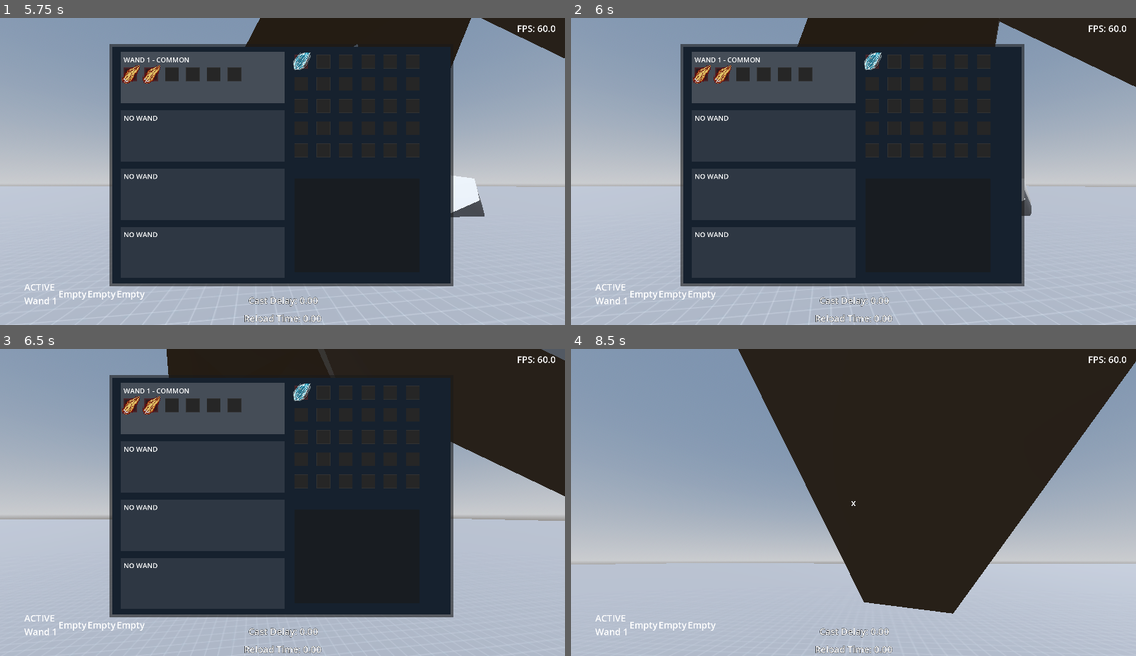
Above: before the commit, frames 1-4 (two rows, left to right).
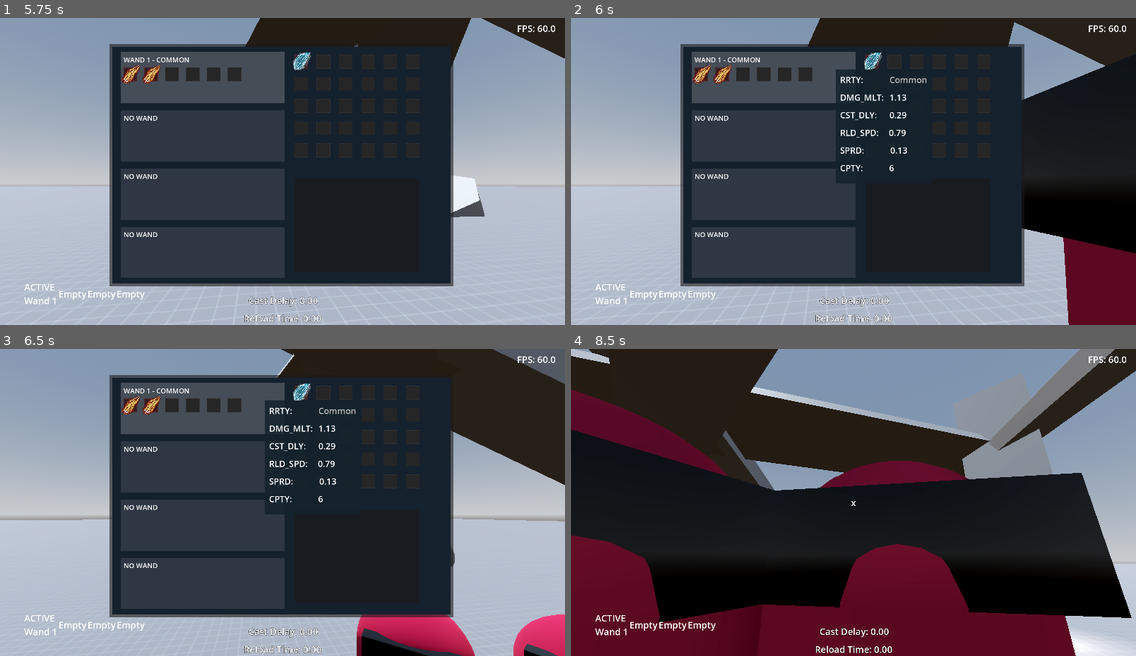
Above: after the commit, the same moments.

Repository: Bryan-Wang-105/noitabonk
Game: Godot game, scene res://Environment/Root/Root.tscn
Two runs of this game, one before a commit and one after it. Both use one fixed random seed, a clock stepped at 60 frames per second and the inputs below.
Inputs (mouse positions are in pixels of both pictures, inside the frame that each line leads up to):
- Up to frame 1 (5.75 s): tap Enter (ui_accept) at 0.5, 0.77, 1.52, 3.02, 3.77, 4.52 s; move the mouse to (310, 171) at 0.52 s; hold E (interact) 0.53-1.28 s; hold Up (ui_up) 0.53-3.53 s; move the mouse to (254, 171) at 1.27 s; click (254, 171) at 1.35 s; move the mouse to (293, 165) at 2.02 s; hold Tab (tab) 2.03-2.78 s; move the mouse to (254, 232) at 2.77 s; tap 1 (wand_1) at 2.85 s; move the mouse to (452, 217) at 3.52 s; hold 2 (wand_2) 3.53-4.28 s; hold Left (ui_left) 3.53-5.03 s; move the mouse to (113, 125) at 4.27 s; tap 3 (wand_3) at 4.35 s; move the mouse to (310, 171) at 5.02 s; hold Down (ui_down) from 5.03 s (still down); hold 4 (wand_4) from 5.03 s (still down)
- Up to frame 2 (6 s): move the mouse to (768, 94) at 5.77 s; release Down (ui_down) at 5.78 s; release 4 (wand_4) at 5.78 s; hold Right (ui_right) from 5.78 s (still down); tap E (interact) at 5.85 s
- Up to frame 3 (6.5 s): keep holding Right (ui_right); tap Enter (ui_accept) at 6.02 s
- Up to frame 4 (8.5 s): move the mouse to (977, 487) at 6.52 s; release Right (ui_right) at 6.53 s; press the mouse at (977, 487) at 6.53 s; hold Up (ui_up) 6.53-7.28 s; tap Enter (ui_accept) at 6.77, 7.52 s; move the mouse to (740, 517) at 7.27 s; release the mouse at (740, 517) at 7.28 s; hold Right (ui_right) 7.28-8.03 s; tap Tab (tab) at 7.35 s; move the mouse to (864, 496) at 8.02 s; hold Up (ui_up) from 8.03 s (still down); hold 1 (wand_1) from 8.03 s (still down)

Frame 1 is identical in both runs. In frame 2, 15% of the frame differs, in the area x 2-100%, y 0-100%; in frame 3, 8.0%; in frame 4, 78%, in the area x 0-100%, y 0-100%.

Commit message:
Fixed wand preview panel not updating when slot changes post-refactor

Diff:
--- a/Environment/Root/Root.tscn
+++ b/Environment/Root/Root.tscn
@@ -27,12 +27,14 @@
 
 [node name="Wand_Preview" parent="Current_Scene/CanvasLayer" instance=ExtResource("5_ks21e")]
 
-[node name="Preview_Wand_Panel" parent="Current_Scene/CanvasLayer" instance=ExtResource("6_ils22")]
-
 [node name="Inventory" parent="Current_Scene/CanvasLayer" instance=ExtResource("7_njaee")]
 
 [node name="SpellPreview" parent="Current_Scene/CanvasLayer" instance=ExtResource("8_05q57")]
 size_flags_horizontal = 4
 size_flags_vertical = 4
 
+[node name="Preview_Wand_Panel" parent="Current_Scene/CanvasLayer" instance=ExtResource("6_ils22")]
+size_flags_horizontal = 4
+size_flags_vertical = 4
+
 [node name="World" parent="Current_Scene" instance=ExtResource("1_j5px3")]
--- a/Environment/World/World.tscn
+++ b/Environment/World/World.tscn
@@ -35,6 +35,7 @@
 [node name="Sandbox" parent="." instance=ExtResource("2_4wyf3")]
 
 [node name="EnemyManager" parent="." instance=ExtResource("2_71j4m")]
+enemy_count = 10
 enemyScene = ExtResource("4_5ukr8")
 
 [node name="Loot" parent="." instance=ExtResource("5_qfnet")]
--- a/UI/Wands_UI/Wand Panel Preview/preview_wand_panel.gd
+++ b/UI/Wands_UI/Wand Panel Preview/preview_wand_panel.gd
@@ -14,7 +14,12 @@
 var mouse_on_slot = null
 
 func _ready() -> void:
+	Global.wandInventory.connect("inventory_changed", update_preview_panel)
 	visible = false
+
+func update_preview_panel():
+	if mouse_on:
+		_on_wand_box_mouse_entered(mouse_on_slot)
 
 func _on_wand_box_mouse_entered(wand_slot) -> void:
 	mouse_on = true
--- a/UI/Wands_UI/Wands Panel/wands_panel.gd
+++ b/UI/Wands_UI/Wands Panel/wands_panel.gd
@@ -15,8 +15,6 @@
 @onready var grid_container3: GridContainer = $WandsVBOX/Wand3Box/MarginContainer/VBoxContainer/GridContainer
 @onready var grid_container4: GridContainer = $WandsVBOX/Wand4Box/MarginContainer/VBoxContainer/GridContainer
 
-@export var spellSlotScene: PackedScene
-@export var spellScene: PackedScene
 
 var wandLabels = []
 var wandSlots = []
@@ -92,3 +90,9 @@
 func delete_all_children(node: Node):
 	for child in node.get_children():
 		child.queue_free()
+
+func _on_wand_box_mouse_entered(wand_slot):
+	Global.canvas_layer.preview_wand_panel._on_wand_box_mouse_entered(wand_slot)
+
+func _on_wand_box_mouse_exited(wand_slot):
+	Global.canvas_layer.preview_wand_panel._on_wand_box_mouse_exited(wand_slot)
--- a/UI/Wands_UI/Wands Panel/wands_panel.tscn
+++ b/UI/Wands_UI/Wands Panel/wands_panel.tscn
@@ -1,8 +1,6 @@
-[gd_scene load_steps=5 format=3 uid="uid://chuq7owxfvdux"]
+[gd_scene load_steps=3 format=3 uid="uid://chuq7owxfvdux"]
 
 [ext_resource type="Script" uid="uid://bdgqhdhhyboqg" path="res://UI/Wands_UI/Wands Panel/wands_panel.gd" id="1_akhxv"]
-[ext_resource type="PackedScene" uid="uid://cttoi0mn1tgww" path="res://UI/Spells_UI/Spell_Slot/Spell_Slot.tscn" id="2_qs1r7"]
-[ext_resource type="PackedScene" uid="uid://bh51pyfnfc4dg" path="res://UI/Spells_UI/Spell_UI/Spell_UI.tscn" id="3_or8fc"]
 
 [sub_resource type="StyleBoxFlat" id="StyleBoxFlat_1a2ak"]
 bg_color = Color(0.6, 0.6, 0.6, 0.06666667)
@@ -14,8 +12,6 @@
 theme_override_constants/margin_right = 30
 theme_override_constants/margin_bottom = 30
 script = ExtResource("1_akhxv")
-spellSlotScene = ExtResource("2_qs1r7")
-spellScene = ExtResource("3_or8fc")
 
 [node name="WandsVBOX" type="VBoxContainer" parent="."]
 layout_mode = 2
@@ -121,3 +117,12 @@
 [node name="GridContainer" type="GridContainer" parent="WandsVBOX/Wand4Box/MarginContainer/VBoxContainer"]
 layout_mode = 2
 columns = 8
+
+[connection signal="mouse_entered" from="WandsVBOX/Wand1Box" to="." method="_on_wand_box_mouse_entered" binds= [0]]
+[connection signal="mouse_exited" from="WandsVBOX/Wand1Box" to="." method="_on_wand_box_mouse_exited" binds= [0]]
+[connection signal="mouse_entered" from="WandsVBOX/Wand2Box" to="." method="_on_wand_box_mouse_entered" binds= [1]]
+[connection signal="mouse_exited" from="WandsVBOX/Wand2Box" to="." method="_on_wand_box_mouse_exited" binds= [1]]
+[connection signal="mouse_entered" from="WandsVBOX/Wand3Box" to="." method="_on_wand_box_mouse_entered" binds= [2]]
+[connection signal="mouse_exited" from="WandsVBOX/Wand3Box" to="." method="_on_wand_box_mouse_exited" binds= [2]]
+[connection signal="mouse_entered" from="WandsVBOX/Wand4Box" to="." method="_on_wand_box_mouse_entered" binds= [3]]
+[connection signal="mouse_exited" from="WandsVBOX/Wand4Box" to="." method="_on_wand_box_mouse_exited" binds= [3]]
